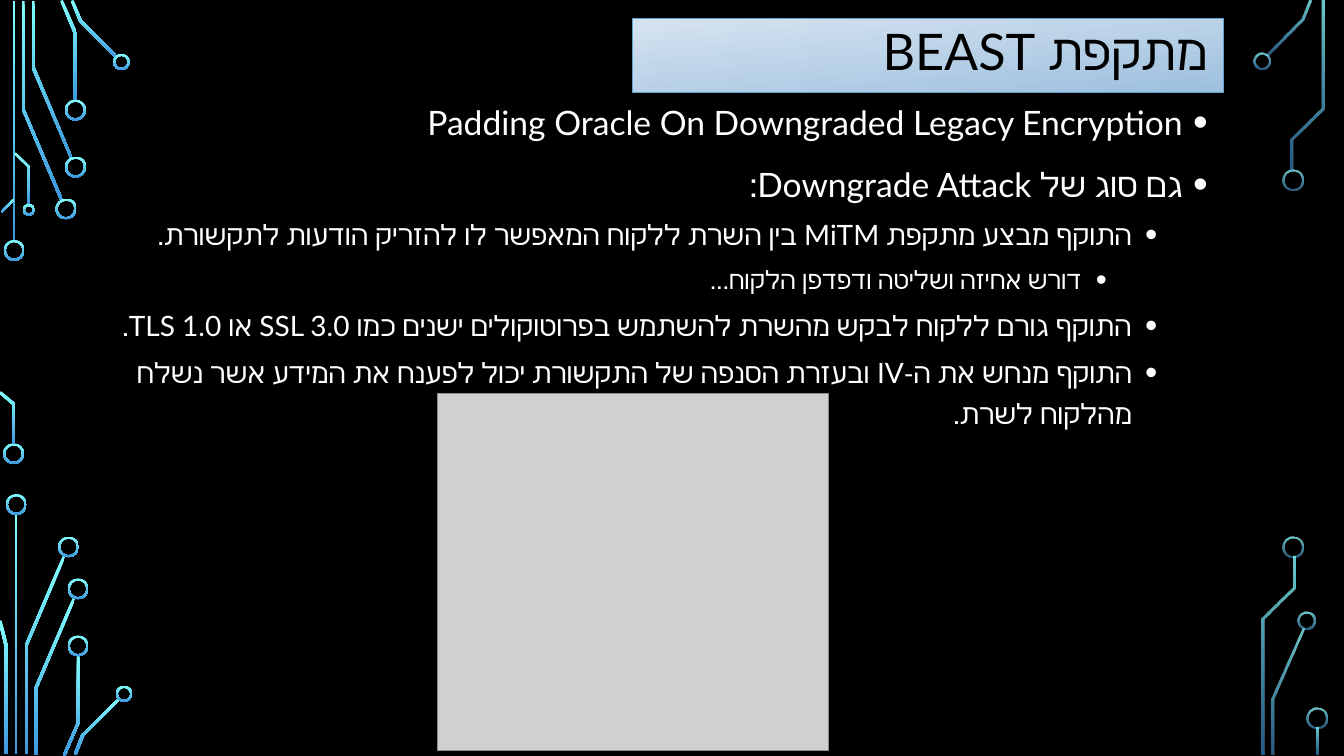
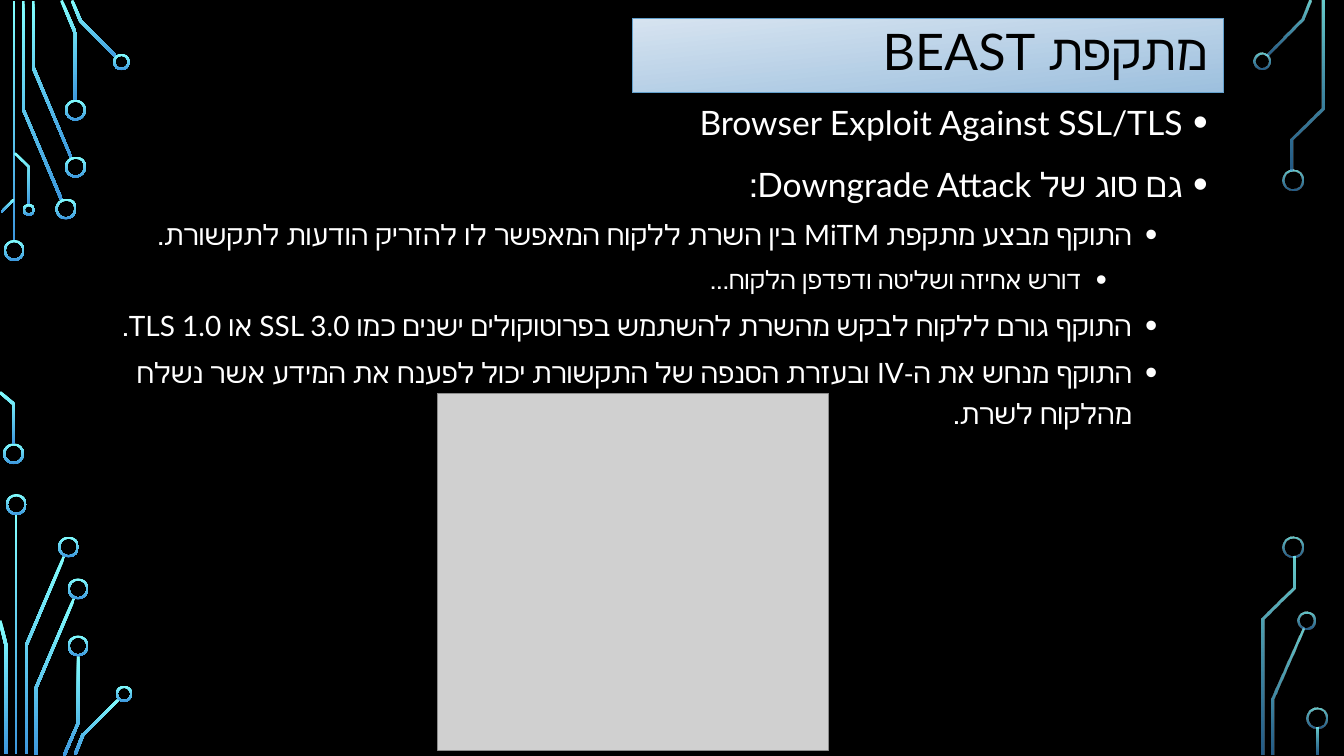
Before and after one commit to amit-sides/Seminar, a slide deck: slide 26 of Lecture/Lecture.pptx. Drawn at 1344x756 pixels with LibreOffice and Linux fonts; fonts in the diff are those of the drawing; grey boxes stand for pictures; background and template pictures are left out. Boxes give left, top, right and bottom in pixels: in the first picture for what was removed or moved away, otherwise in the second. Text is boxed around its words. In the diff, an @@ line names an element or a change of style, - is before the commit and + after.

Commit message:
Final lecture

```diff
--- a/Lecture/Lecture.pptx
+++ b/Lecture/Lecture.pptx
@@ text at bbox=[700, 110, 1182, 141]: text changed @@
-• Padding Oracle On Downgraded Legacy Encryption
+• Browser Exploit Against SSL/TLS
```
